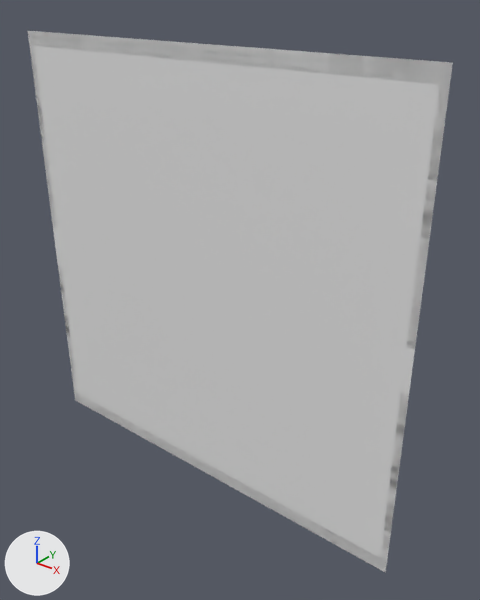
The OBJ model Assets/Tiled2Unity/Meshes/HousesE.obj: old version first, new version second.
The view is the same before and after, from a camera (50 mm lens) standing at (1.98, -4.94, 0.56) and looking at (-2.16, 0.24, -2.65). Every picture has the same lights, and +X, +Y and +Z are marked at lower left. Where no turn or scale is listed for an object, it has been applied to the vertices.

Objects in the first picture: 'HousesE'.
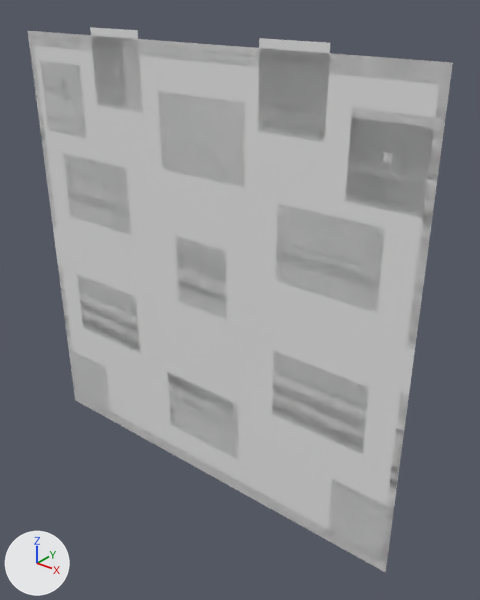
Pixel boxes [x1, y1, x2, y2] of what changed, in the pictures (480 x 600 px):
'HousesE', reshaped
    before: [28, 31, 453, 573]
    after: [28, 27, 453, 573]
part 1 of me_housese, added
    after: [40, 27, 435, 566]

The change in detail:
me_housese is used by ob_housese; location (0.0, 0.0, 0.0).
me_housese had 4225 vertices, 4278 faces and spanned x -5.12..0.0, y 0.0, z -5.12..0.0.
me_housese now has 4229 vertices, 4291 faces and spans x -5.12..0.0, y 0.0, z -5.12..0.08.
Part 1, on me_housese:
4 vertices are added at (-1.76, 0.0, 0.08), (-1.04, 0.0, 0.08), (-4.0, 0.0, 0.08), (-3.28, 0.0, 0.08).
13 new faces join them.
